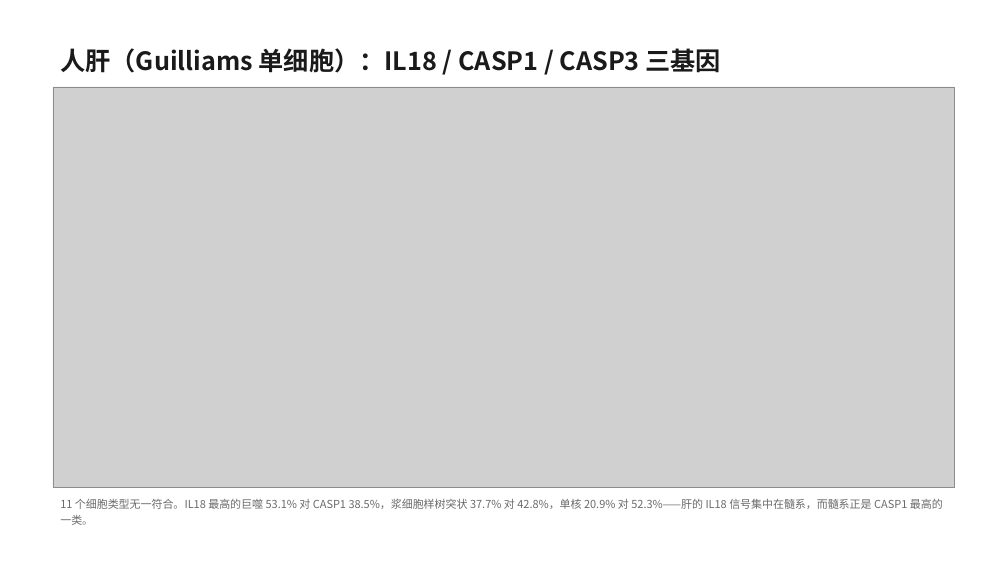
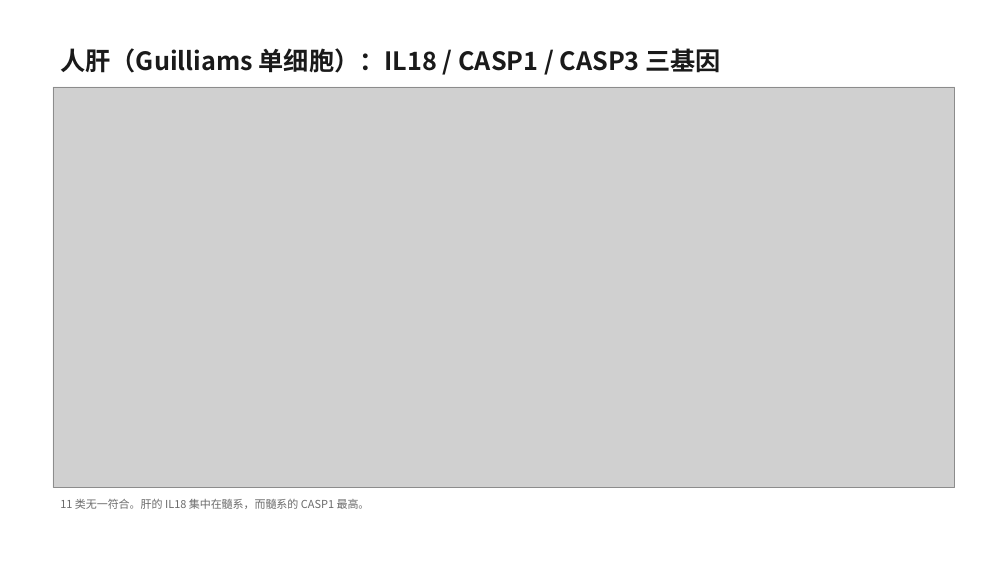
Before and after one commit to 7c96bzczcj-prog/aaa, a slide deck: slide 5 of il18_casp5organ/IL18_CASP_五器官筛选.pptx. Drawn at 1008x567 pixels with LibreOffice and Linux fonts; fonts in the diff are those of the drawing; grey boxes stand for pictures. Boxes give left, top, right and bottom in pixels: in the first picture for what was removed or moved away, otherwise in the second. Text is boxed around its words. In the diff, an @@ line names an element or a change of style, - is before the commit and + after.

```diff
--- a/il18_casp5organ/IL18_CASP_五器官筛选.pptx
+++ b/il18_casp5organ/IL18_CASP_五器官筛选.pptx
@@ text at box(60, 499, 370, 509): text changed @@
-11 个细胞类型无一符合。IL18 最高的巨噬 53.1% 对 CASP1 38.5%，浆细胞样树突状 37.7% 对 42.8%，单核 20.9% 对 52.3%——肝的 IL18 信号集中在髓系，而髓系正是 CASP1 最高的一类。
+11 类无一符合。肝的 IL18 集中在髓系，而髓系的 CASP1 最高。
```
Also in this commit, not shown: 11 other slides changed, 1 slide added, 2 slides removed, 13 other files.
